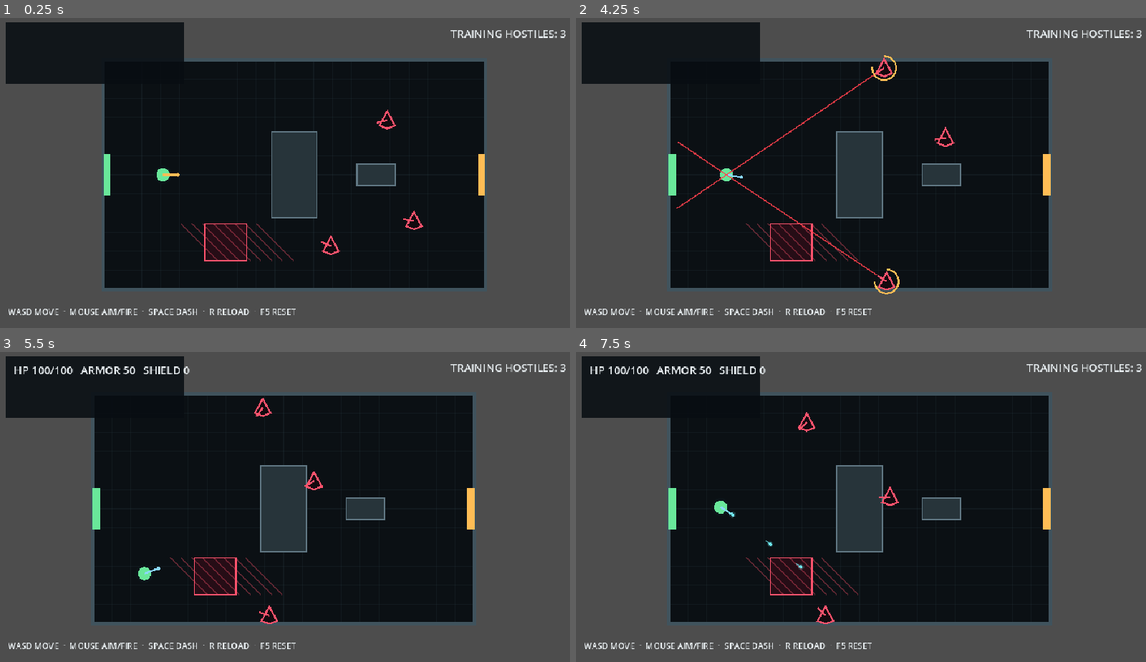
Above: before the commit, frames 1-4 (two rows, left to right).
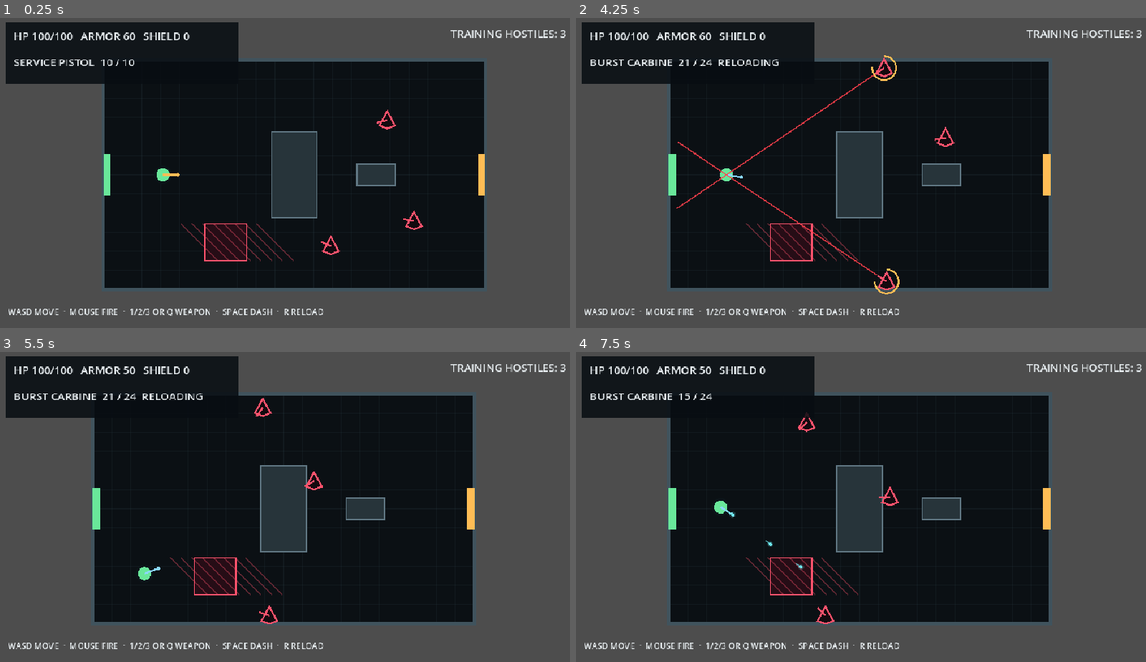
Above: after the commit, the same moments.

Repository: donly987647-max/Topdown-roguelite
Game: Godot game, scene res://scenes/main/Main.tscn
Two runs of this game, one before a commit and one after it. Both use one fixed random seed, a clock stepped at 60 frames per second and the inputs below.
Inputs (mouse positions are in pixels of both pictures, inside the frame that each line leads up to):
- Up to frame 1 (0.25 s): no input
- Up to frame 2 (4.25 s): tap Enter at 0.5 s; move the mouse to (986, 157) at 0.52 s; hold D (move_right) 0.53-1.25 s; right-click (986, 157) at 0.6 s; click (986, 157) at 0.67 s; drag from (747, 191) to (832, 238) at 1.27 s; move the mouse to (918, 104) at 2.02 s; press the mouse at (918, 104) at 2.03 s; hold D (move_right) 2.03-2.75 s; release the mouse at (918, 104) at 2.75 s; drag from (832, 238) to (690, 126) at 2.77 s; move the mouse to (1032, 222) at 3.52 s; hold A (move_left) from 3.53 s (still down); tap Q (weapon_next) at 3.6 s; click (1032, 222) at 3.67 s; tap R (reload) at 4.15 s
- Up to frame 3 (5.5 s): release A (move_left) at 4.25 s; drag from (114, 460) to (199, 429) at 4.27 s; move the mouse to (313, 510) at 5.02 s; hold S (move_down) from 5.03 s (still down); tap 2 (weapon_slot_2) at 5.1 s; click (313, 510) at 5.17 s
- Up to frame 4 (7.5 s): release S (move_down) at 5.75 s; drag from (775, 429) to (747, 525) at 5.77 s; move the mouse to (986, 491) at 6.52 s; hold W (move_up) 6.53-7.25 s; right-click (986, 491) at 6.6 s; click (986, 491) at 6.67 s; drag from (747, 525) to (832, 572) at 7.27 s

The runs differ from the first frame. In frame 1, 2.3% of the frame differs, in the area x 2-57%, y 1-97%; in frame 2, 2.4%; in frame 3, 2.1%; in frame 4, 2.0%.

Commit message:
Show active P2 weapon and initial HUD state

Diff:
--- a/scripts/ui/hud.gd
+++ b/scripts/ui/hud.gd
@@ -17,17 +17,17 @@
 	var panel := ColorRect.new()
 	panel.color = Color(0.03, 0.05, 0.07, 0.86)
 	panel.position = Vector2(14, 14)
-	panel.size = Vector2(300, 104)
+	panel.size = Vector2(390, 104)
 	root.add_child(panel)
 	stats_label = _make_label(root, Vector2(28, 24), 18)
-	ammo_label = _make_label(root, Vector2(28, 68), 20)
+	ammo_label = _make_label(root, Vector2(28, 68), 18)
 	enemy_label = _make_label(root, Vector2(760, 20), 18)
 	status_label = _make_label(root, Vector2(18, 490), 14)
 	if OS.has_feature("mobile") or DisplayServer.is_touchscreen_available():
-		status_label.text = "MOBILE P1  ·  LEFT: MOVE  ·  RIGHT: AIM/FIRE  ·  DASH / RELOAD"
+		status_label.text = "MOBILE P2  ·  LEFT MOVE  ·  RIGHT AIM/FIRE  ·  WEAPON / DASH / RELOAD"
 		status_label.position = Vector2(18, 458)
 	else:
-		status_label.text = "WASD MOVE  ·  MOUSE AIM/FIRE  ·  SPACE DASH  ·  R RELOAD  ·  F5 RESET"
+		status_label.text = "WASD MOVE  ·  MOUSE FIRE  ·  1/2/3 OR Q WEAPON  ·  SPACE DASH  ·  R RELOAD"
 	precision_label = _make_label(root, Vector2(370, 80), 24)
 	precision_label.horizontal_alignment = HORIZONTAL_ALIGNMENT_CENTER
 	precision_label.size = Vector2(220, 40)
@@ -41,11 +41,28 @@
 	EventBus.enemy_count_changed.connect(_on_enemy_count)
 	EventBus.precision_dodge.connect(_on_precision_dodge)
 	EventBus.player_damaged.connect(_on_player_damaged)
+	call_deferred("_sync_initial_state")
 
 func _process(delta: float) -> void:
 	_precision_time = maxf(0.0, _precision_time - delta)
 	precision_label.modulate.a = clampf(_precision_time * 2.0, 0.0, 1.0)
 	damage_flash.color.a = move_toward(damage_flash.color.a, 0.0, delta * 2.8)
+
+func _sync_initial_state() -> void:
+	var player := get_tree().get_first_node_in_group("player")
+	if player == null:
+		return
+	var health := player.get("health_component")
+	if health != null and health.has_method("get_snapshot"):
+		_on_stats(health.get_snapshot())
+	if player.has_method("get_weapon_snapshot"):
+		var snapshot: Dictionary = player.get_weapon_snapshot()
+		_on_ammo(
+			int(snapshot.get("current", 0)),
+			int(snapshot.get("capacity", 0)),
+			bool(snapshot.get("reloading", false)),
+			String(snapshot.get("display_name", "NO WEAPON"))
+		)
 
 func _make_label(parent: Control, position_value: Vector2, font_size: int) -> Label:
 	var label := Label.new()
@@ -58,8 +75,8 @@
 func _on_stats(snapshot: Dictionary) -> void:
 	stats_label.text = "HP %d/%d   ARMOR %d   SHIELD %d" % [int(snapshot.get("health", 0)), int(snapshot.get("max_health", 100)), int(snapshot.get("armor", 0)), int(snapshot.get("temporary_shield", 0))]
 
-func _on_ammo(current: int, capacity: int, reloading: bool) -> void:
-	ammo_label.text = "SERVICE PISTOL  %02d / %02d%s" % [current, capacity, "  RELOADING" if reloading else ""]
+func _on_ammo(current: int, capacity: int, reloading: bool, weapon_name: String) -> void:
+	ammo_label.text = "%s  %02d / %02d%s" % [weapon_name, current, capacity, "  RELOADING" if reloading else ""]
 
 func _on_enemy_count(count: int) -> void:
 	enemy_label.text = "TRAINING HOSTILES: %d" % count
